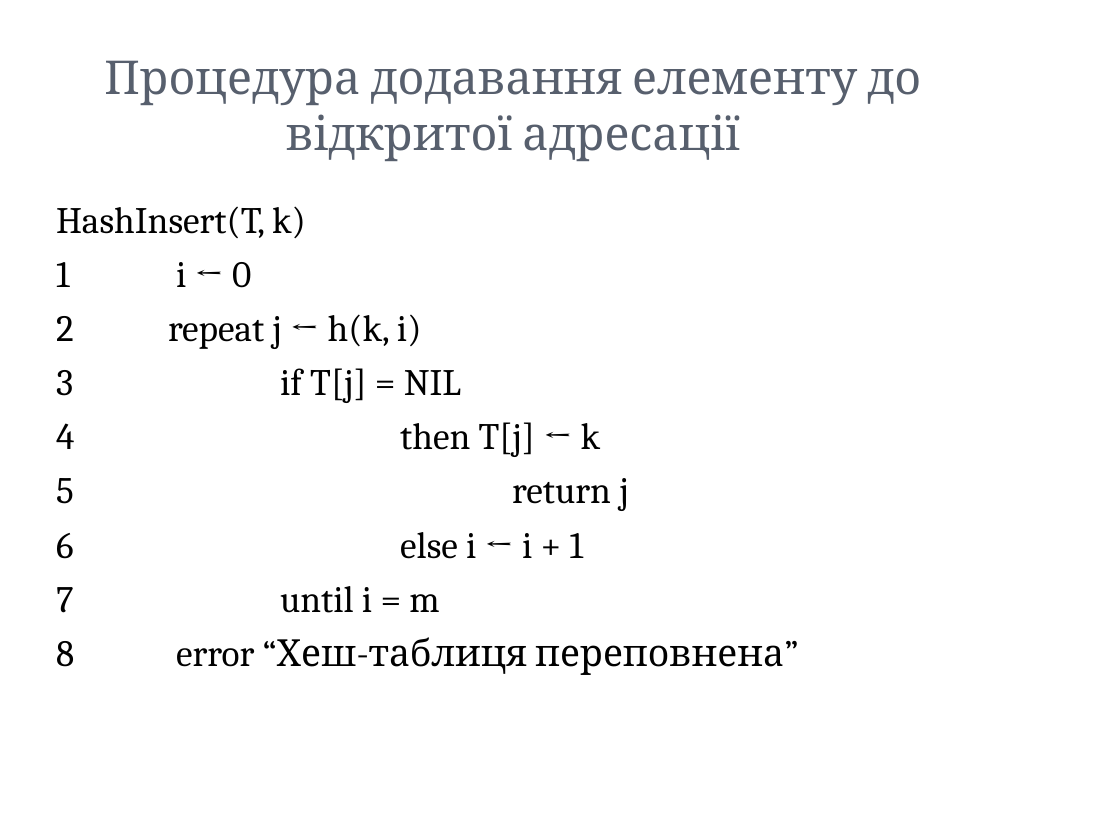
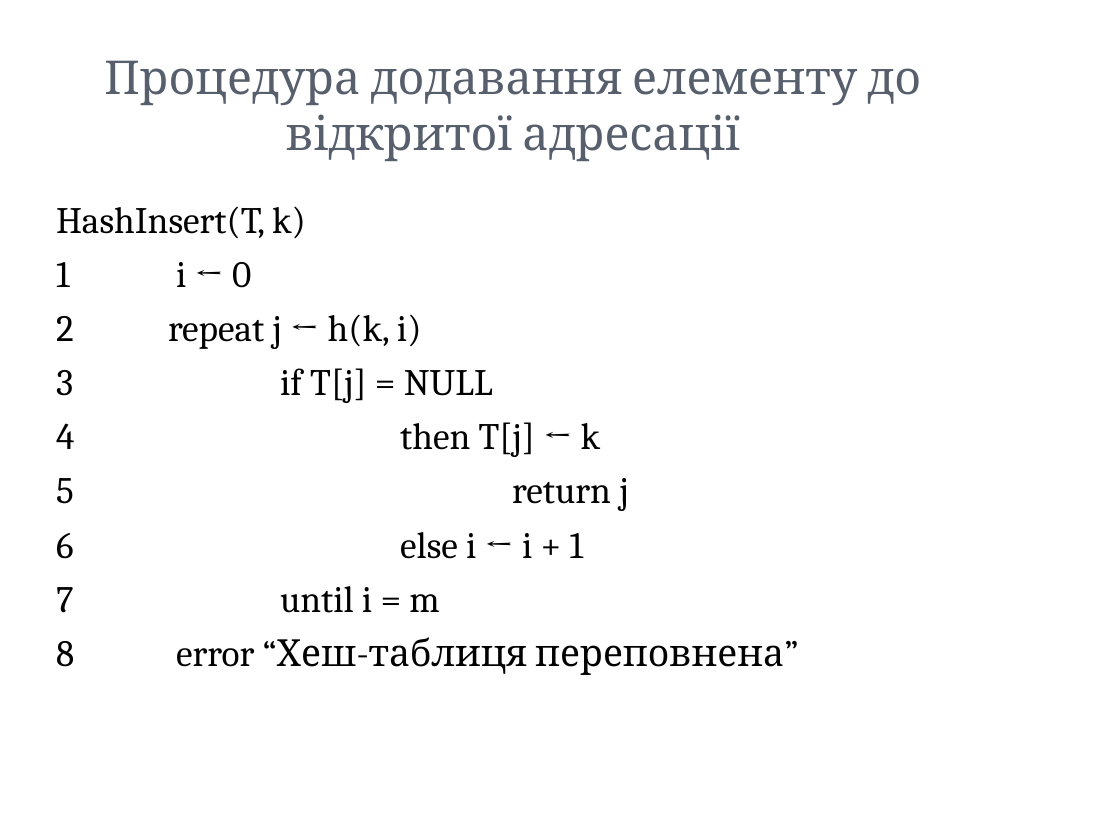
Before and after one commit to a-vodka/oop_qt, a slide deck: slide 26 of lecture-04.pptx. Drawn at 1120x840 pixels with LibreOffice and Linux fonts; fonts in the diff are those of the drawing; background and template pictures are left out. Boxes give left, top, right and bottom in pixels: in the first picture for what was removed or moved away, otherwise in the second. Text is boxed around its words. In the diff, an @@ line names an element or a change of style, - is before the commit and + after.

```diff
--- a/lecture-04.pptx
+++ b/lecture-04.pptx
@@ text at box(56, 368, 493, 403): text changed @@
-3 if T[j] = NIL
+3 if T[j] = NULL
```
Also in this commit, not shown: 4 other slides changed, 2 other files.
